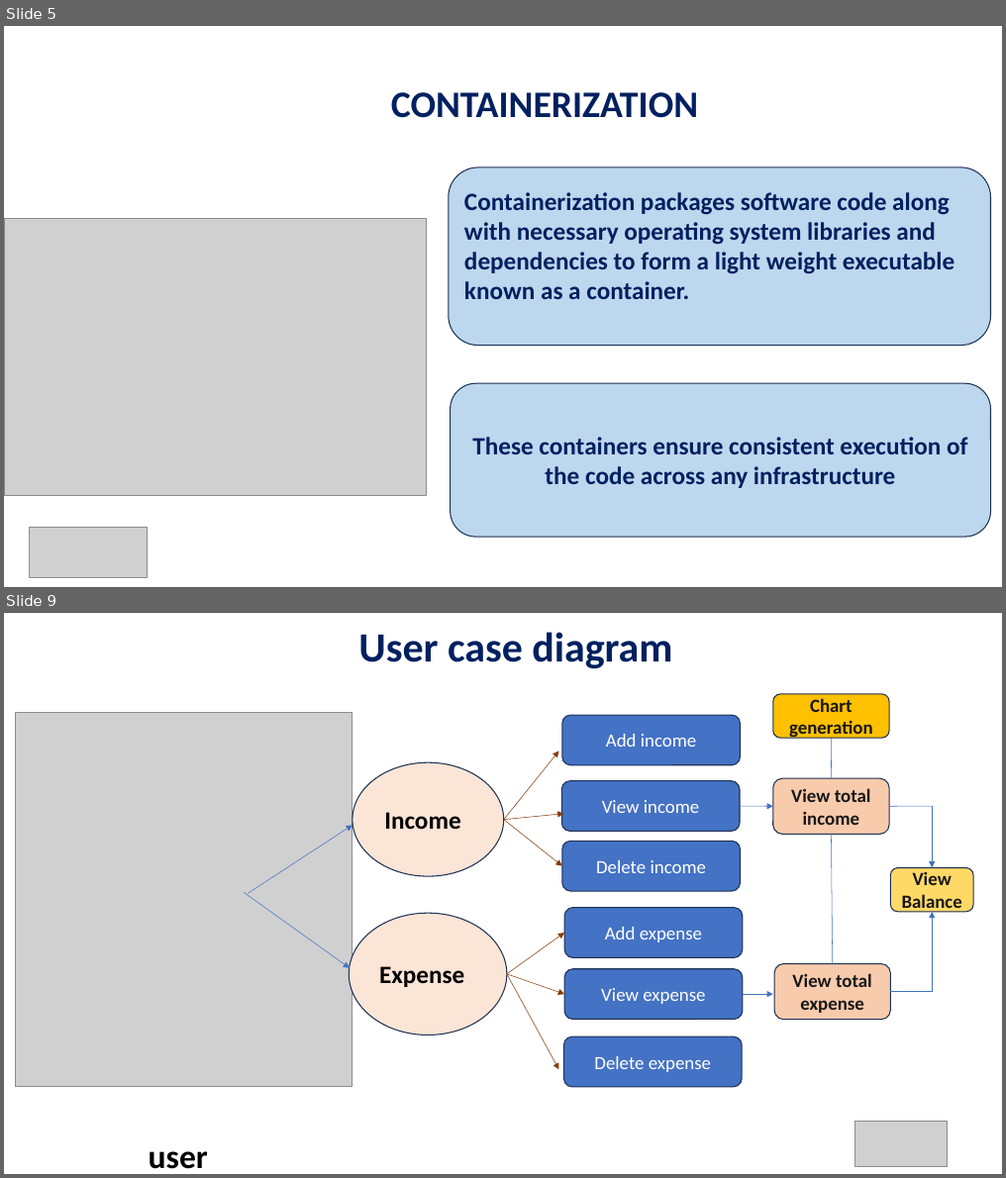
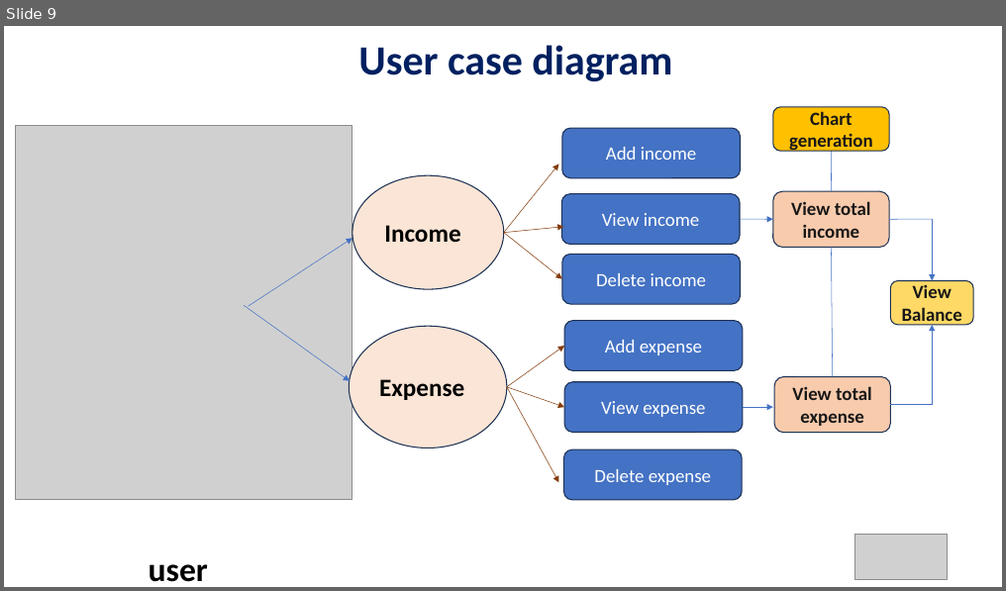
Before and after one commit to AitrichAcademyMeanStack/personal-finance-manager-workshop-ppts, a slide deck: WORKSHOP_INTRO/mean-finance-manager-workshop-intro.pptx. Shown one above the other, each under a label of ours: slides 5 and 9 before the commit, slide 9 after it; the slides between them are not shown. The pictures are 1006x1178 and 1006x591 pixels, drawn with LibreOffice and Linux fonts; fonts in the diff are those of the drawing; grey boxes stand for pictures. Boxes give left, top, right and bottom in pixels: in the first picture for what was removed or moved away, otherwise in the second. Text is boxed around its words. In the diff, an @@ line names an element or a change of style, - is before the commit and + after.

```diff
--- a/WORKSHOP_INTRO/mean-finance-manager-workshop-intro.pptx
+++ b/WORKSHOP_INTRO/mean-finance-manager-workshop-intro.pptx
@@ slide 5 removed at [4,26,1002,587], background #FFFFFF @@
@@ text removed at [391,92,698,118] @@
-CONTAINERIZATION
@@ rounded rectangle removed at [449,168,991,346] @@
-Containerization packages software code along with necessary operating system libraries and dependencies to form a light weight executable known as a container.
@@ picture removed at [4,218,426,496] @@
@@ rounded rectangle removed at [450,383,991,537] @@
-These containers ensure consistent execution of the code across any infrastructure
@@ picture removed at [29,528,147,577] @@
```
Also in this commit, not shown: 8 slides changed, 6 slides added, 4 other slides removed, 1 other file.
